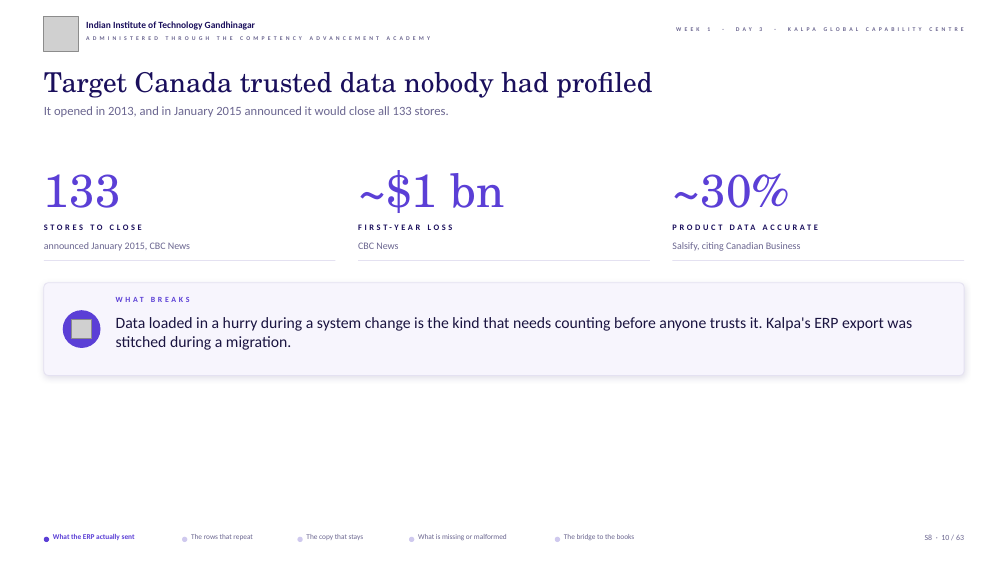
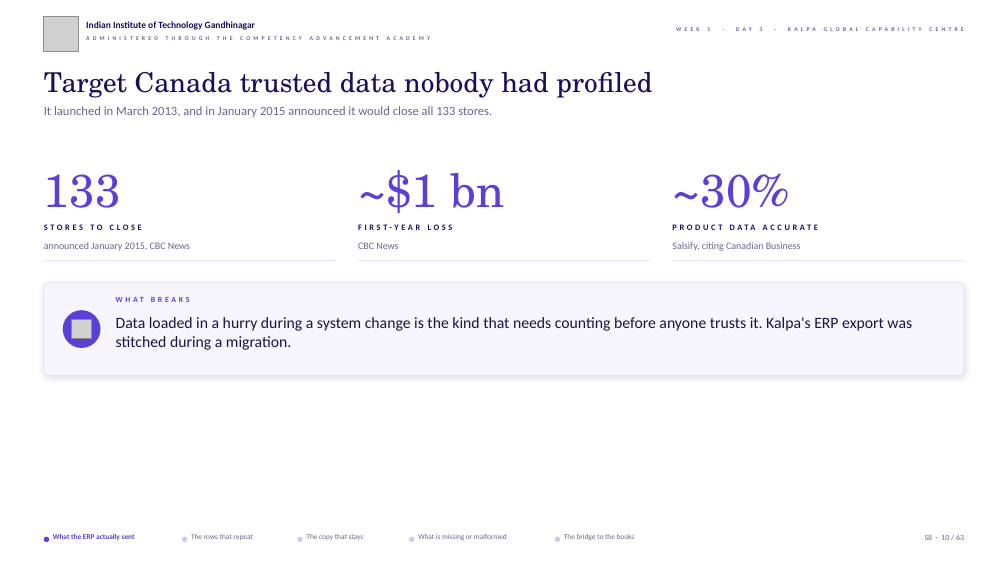
Before and after one commit to fde-academy-lab/c2-content-factory, a slide deck: slide 10 of content/W01/D3/slides/C2_W01_D03_half1_STUDENT.pptx. Drawn at 1008x567 pixels with LibreOffice and Linux fonts; fonts in the diff are those of the drawing; grey boxes stand for pictures; background and template pictures are left out. Boxes give left, top, right and bottom in pixels: in the first picture for what was removed or moved away, otherwise in the second. Text is boxed around its words. In the diff, an @@ line names an element or a change of style, - is before the commit and + after.

```diff
--- a/content/W01/D3/slides/C2_W01_D03_half1_STUDENT.pptx
+++ b/content/W01/D3/slides/C2_W01_D03_half1_STUDENT.pptx
@@ text at [44, 106, 492, 117]: text changed @@
-It opened in 2013, and in January 2015 announced it would close all 133 stores.
+It launched in March 2013, and in January 2015 announced it would close all 133 stores.
```
Also in this commit, not shown: 6 other slides changed, 29 other files.
